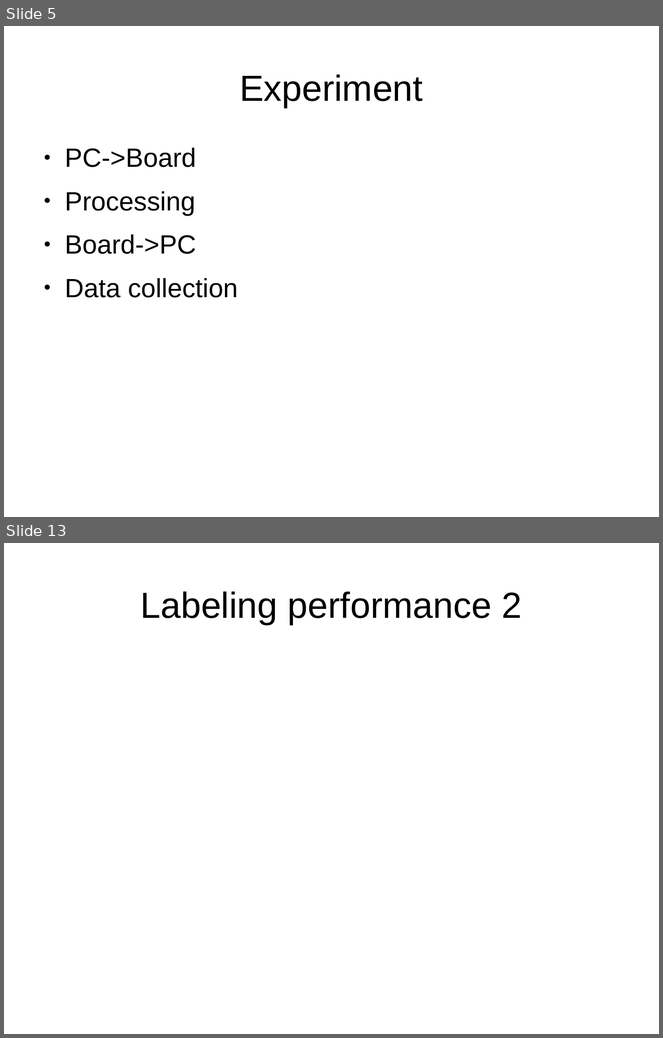
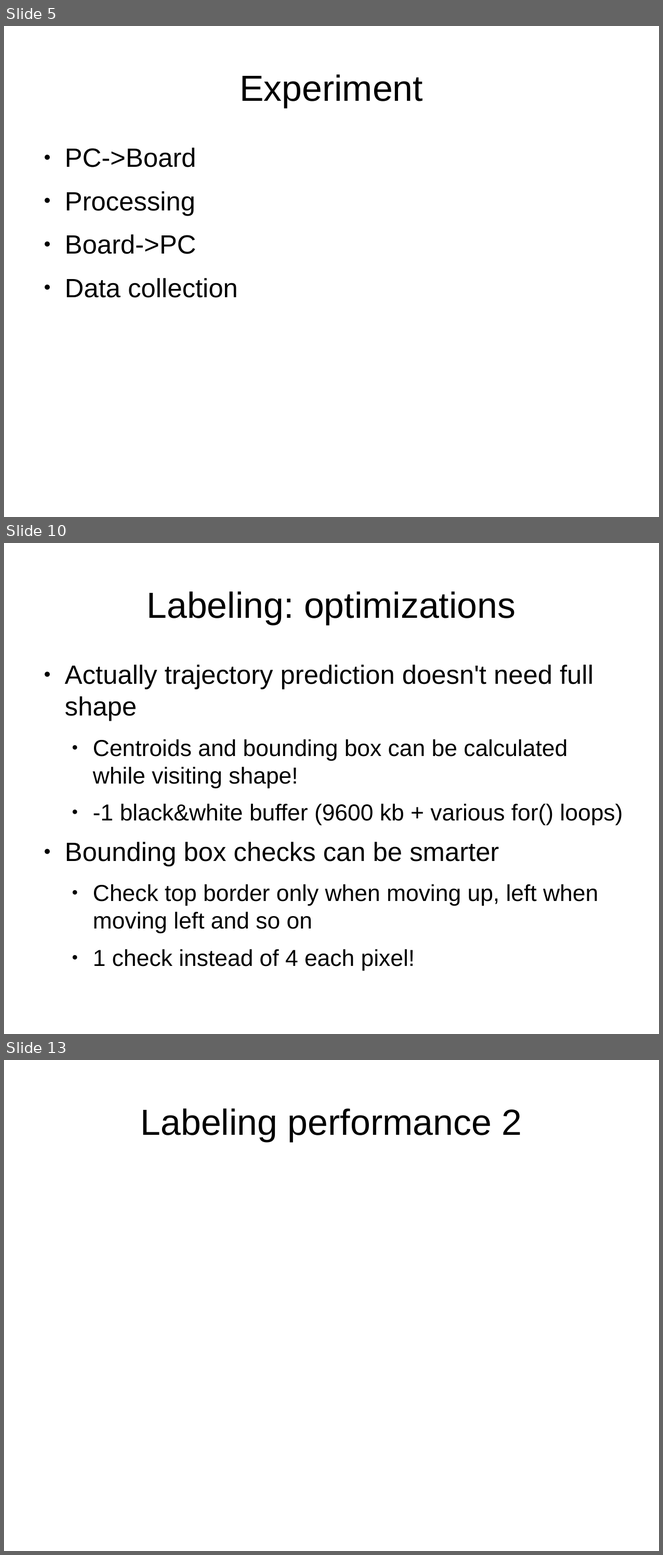
Before and after one commit to 0Chuzz/SNproject, a slide deck: slides.odp. Shown one above the other, each under a label of ours: slides 5 and 13 before the commit, slides 5, 10 and 13 after it; the slides between them are not shown. The pictures are 663x1038 and 663x1555 pixels, drawn with LibreOffice and Linux fonts; fonts in the diff are those of the drawing. Boxes give left, top, right and bottom in pixels: in the first picture for what was removed or moved away, otherwise in the second. Text is boxed around its words. In the diff, an @@ line names an element or a change of style, - is before the commit and + after.

Commit message:
labeling slides

```diff
--- a/slides.odp
+++ b/slides.odp
@@ slide 10 added at [4,543,659,1034], background #FFFFFF @@
@@ title added at [146,591,516,625], 44 pt, text #000000 @@
+Labeling: optimizations
@@ text added at [65,665,623,971], 28 pt, text #000000 @@
+● Actually trajectory prediction doesn't need full shape
+  ● Centroids and bounding box can be calculated while visiting shape!
+  ● -1 black&white buffer (9600 kb + various for() loops)
+● Bounding box checks can be smarter
+  ● Check top border only when moving up, left when moving left and so on
+  ● 1 check instead of 4 each pixel!
```
Also in this commit, not shown: 6 slides changed, 2 other slides added, 3 slides removed.
